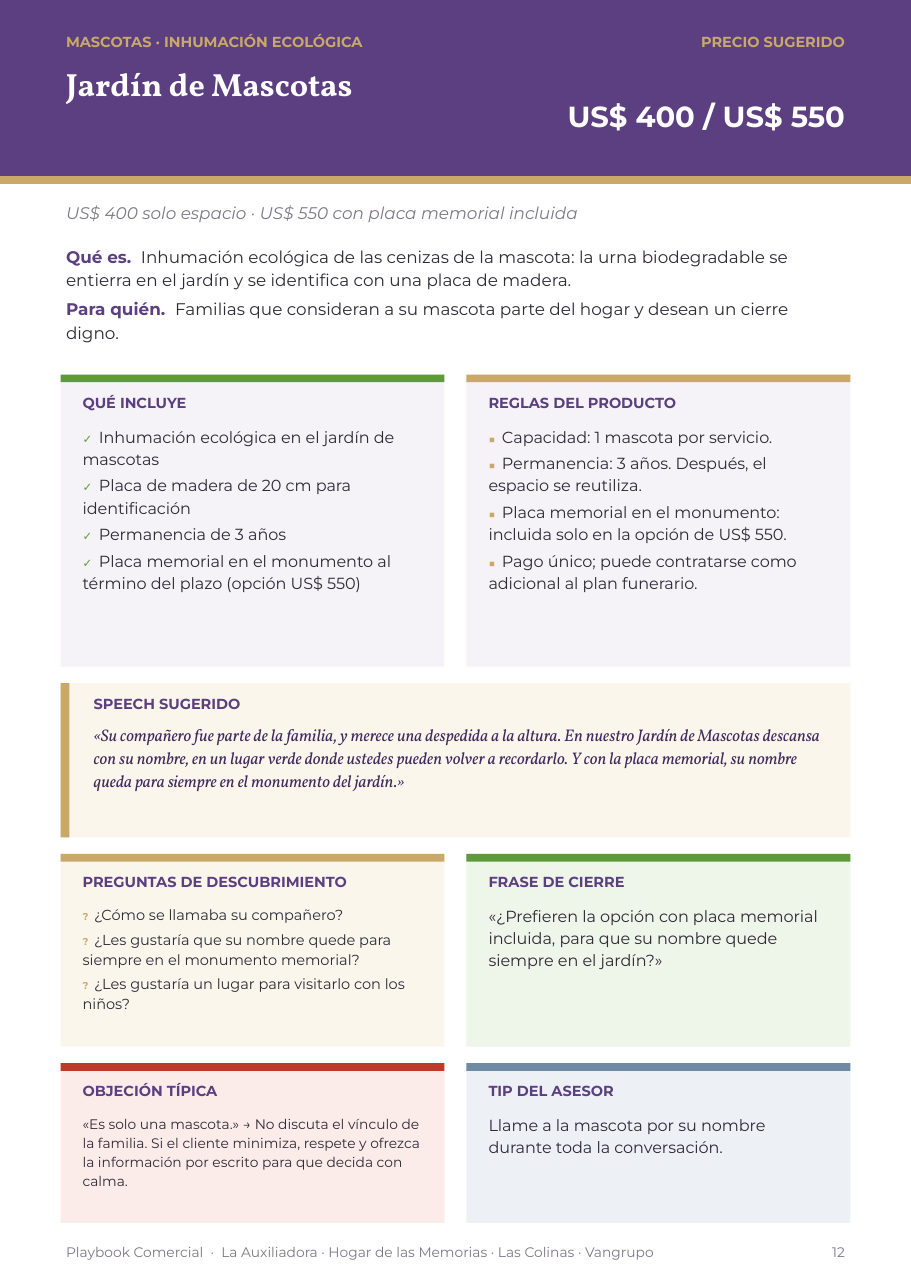
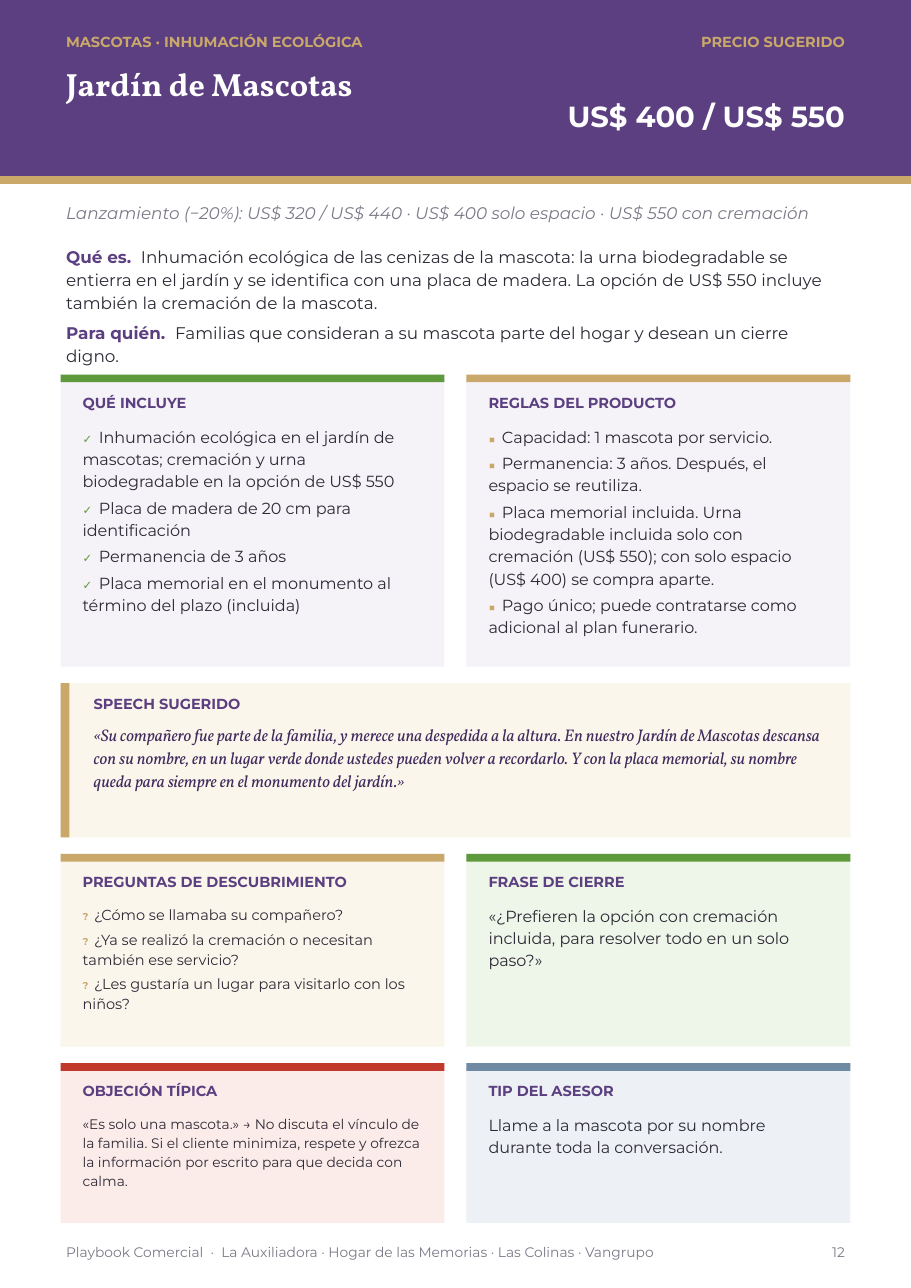
Before and after one commit to os267/teste, a slide deck: slide 12 of playbook/salida/Playbook_Comercial_Cremacion_Vangrupo_Vertical.pptx. Drawn at 911x1288 pixels with LibreOffice and Linux fonts; fonts in the diff are those of the drawing. Boxes give left, top, right and bottom in pixels: in the first picture for what was removed or moved away, otherwise in the second. Text is boxed around its words. In the diff, an @@ line names an element or a change of style, - is before the commit and + after.

```diff
--- a/playbook/salida/Playbook_Comercial_Cremacion_Vangrupo_Vertical.pptx
+++ b/playbook/salida/Playbook_Comercial_Cremacion_Vangrupo_Vertical.pptx
@@ text at <box>66,205,809,222</box>: text changed @@
-US$ 400 solo espacio · US$ 550 con placa memorial incluida
+Lanzamiento (−20%): US$ 320 / US$ 440 · US$ 400 solo espacio · US$ 550 con cremación
@@ text at <box>66,250,821,309</box>: text changed @@
-Qué es. Inhumación ecológica de las cenizas de la mascota: la urna biodegradable se entierra en el jardín y se identifica con una placa de madera.
+Qué es. Inhumación ecológica de las cenizas de la mascota: la urna biodegradable se entierra en el jardín y se identifica con una placa de madera. La opción de US$ 550 incluye también la cremación de la mascota.
@@ text at <box>83,431,395,490</box>: text changed @@
-✓ Inhumación ecológica en el jardín de mascotas
+✓ Inhumación ecológica en el jardín de mascotas; cremación y urna biodegradable en la opción de US$ 550
@@ text at <box>489,506,792,588</box>: text changed @@
-■ Placa memorial en el monumento: incluida solo en la opción de US$ 550.
+■ Placa memorial incluida. Urna biodegradable incluida solo con cremación (US$ 550); con solo espacio (US$ 400) se compra aparte.
@@ text at <box>83,577,391,614</box>: text changed @@
-✓ Placa memorial en el monumento al término del plazo (opción US$ 550)
+✓ Placa memorial en el monumento al término del plazo (incluida)
@@ text at <box>489,910,789,969</box>: text changed @@
-«¿Prefieren la opción con placa memorial incluida, para que su nombre quede siempre en el jardín?»
+«¿Prefieren la opción con cremación incluida, para resolver todo en un solo paso?»
@@ text at <box>83,934,373,965</box>: text changed @@
-? ¿Les gustaría que su nombre quede para siempre en el monumento memorial?
+? ¿Ya se realizó la cremación o necesitan también ese servicio?
```
Also in this commit, not shown: 14 other slides changed, 12 other files.
